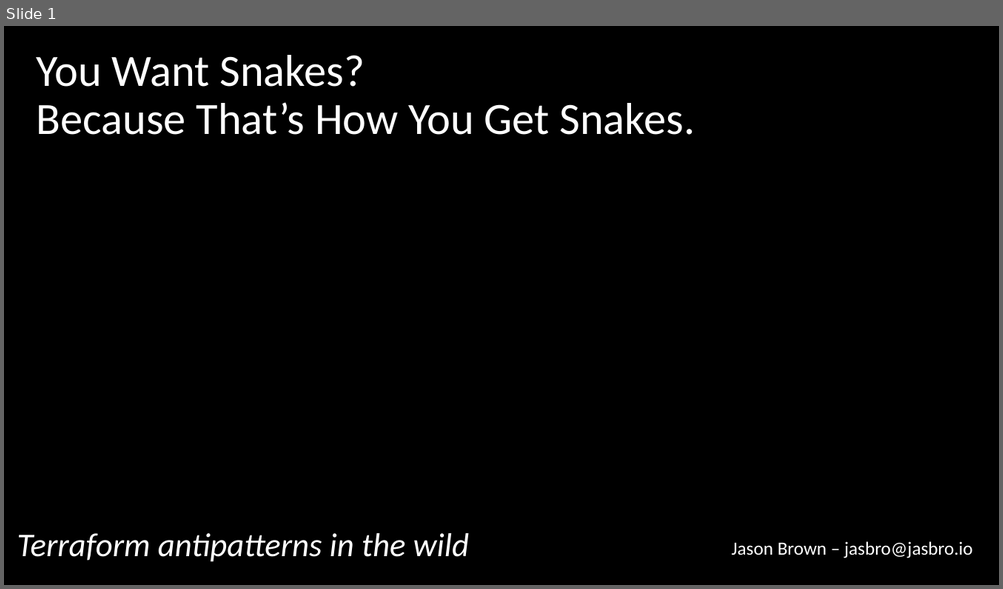
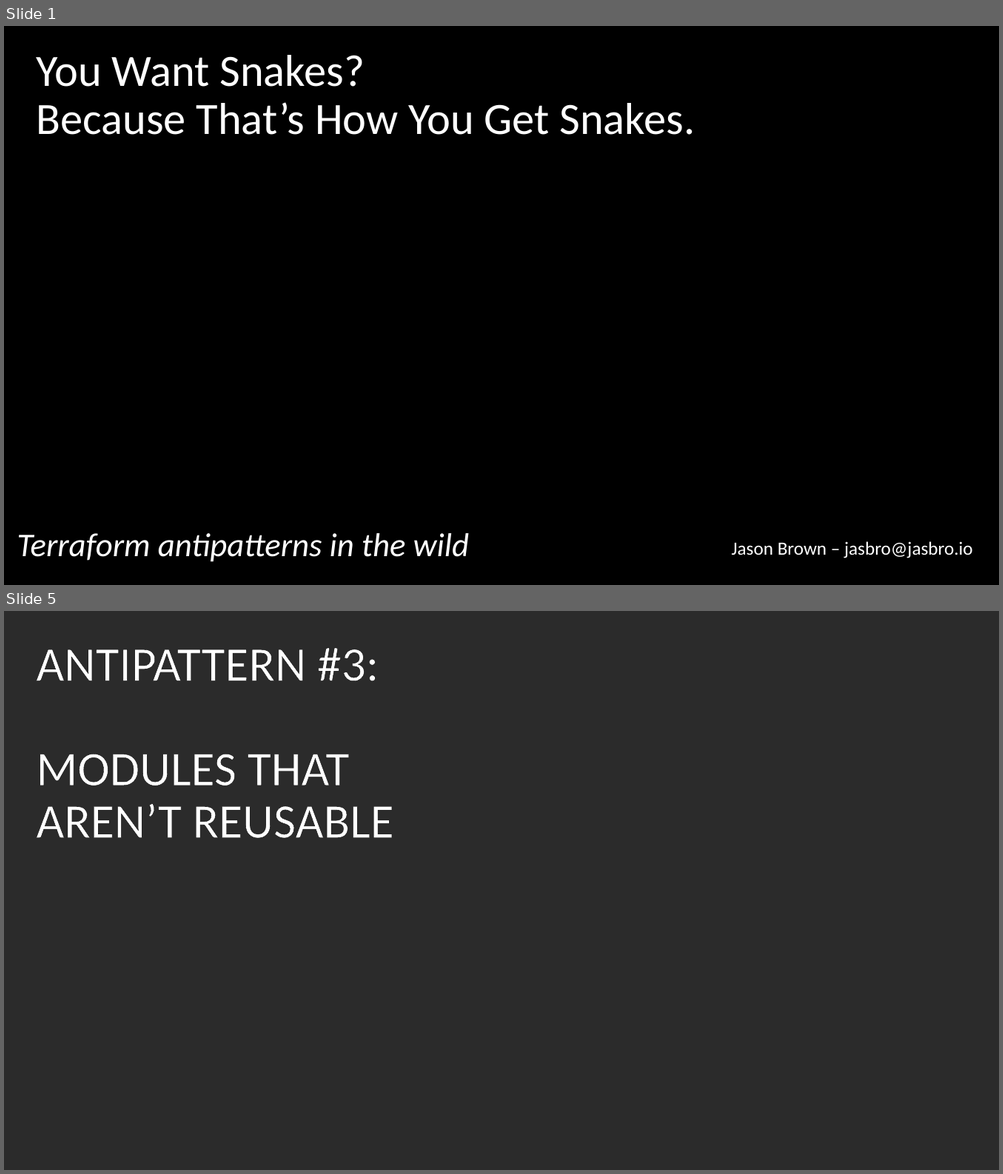
Before and after one commit to stopthatastronaut/Speaking, a slide deck: TerraformAntiPatterns/SNAKES.EVERYWHERE.pptx. Shown one above the other, each under a label of ours: slide 1 before the commit, slides 1 and 5 after it; the slides between them are not shown. The pictures are 1003x589 and 1003x1174 pixels, drawn with LibreOffice and Linux fonts; fonts in the diff are those of the drawing; background and template pictures are left out; a plain dark background stands for a picture behind light text. Boxes give left, top, right and bottom in pixels: in the first picture for what was removed or moved away, otherwise in the second. Text is boxed around its words. In the diff, an @@ line names an element or a change of style, - is before the commit and + after.

```diff
--- a/TerraformAntiPatterns/SNAKES.EVERYWHERE.pptx
+++ b/TerraformAntiPatterns/SNAKES.EVERYWHERE.pptx
@@ slide 5 added at (4,611,999,1170), background picture (left out) @@
@@ text added at (36,648,394,838), 46.8 pt, text #FFFFFF @@
+ANTIPATTERN #3:
+MODULES THAT
+AREN’T REUSABLE
```
Also in this commit, not shown: 6 other slides added, 4 other files.
